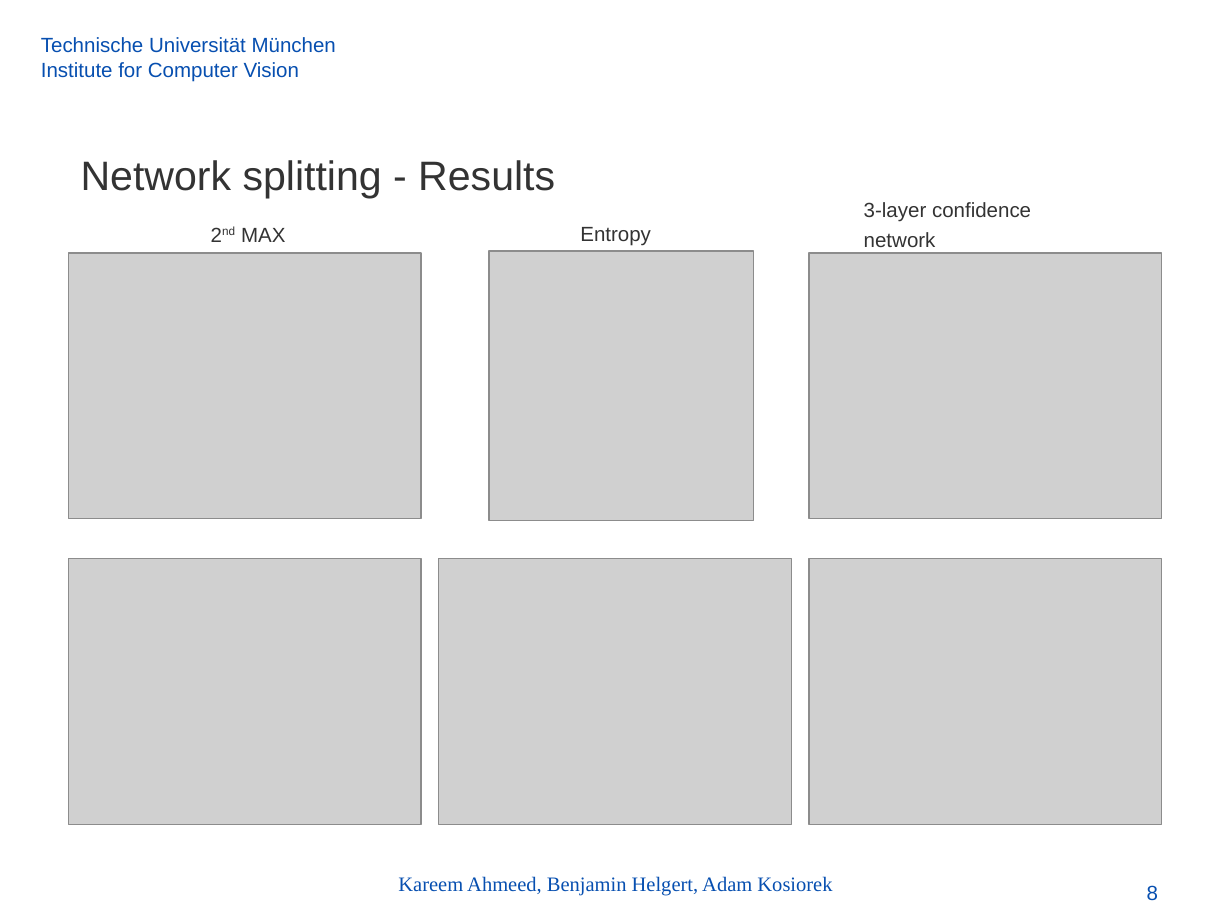
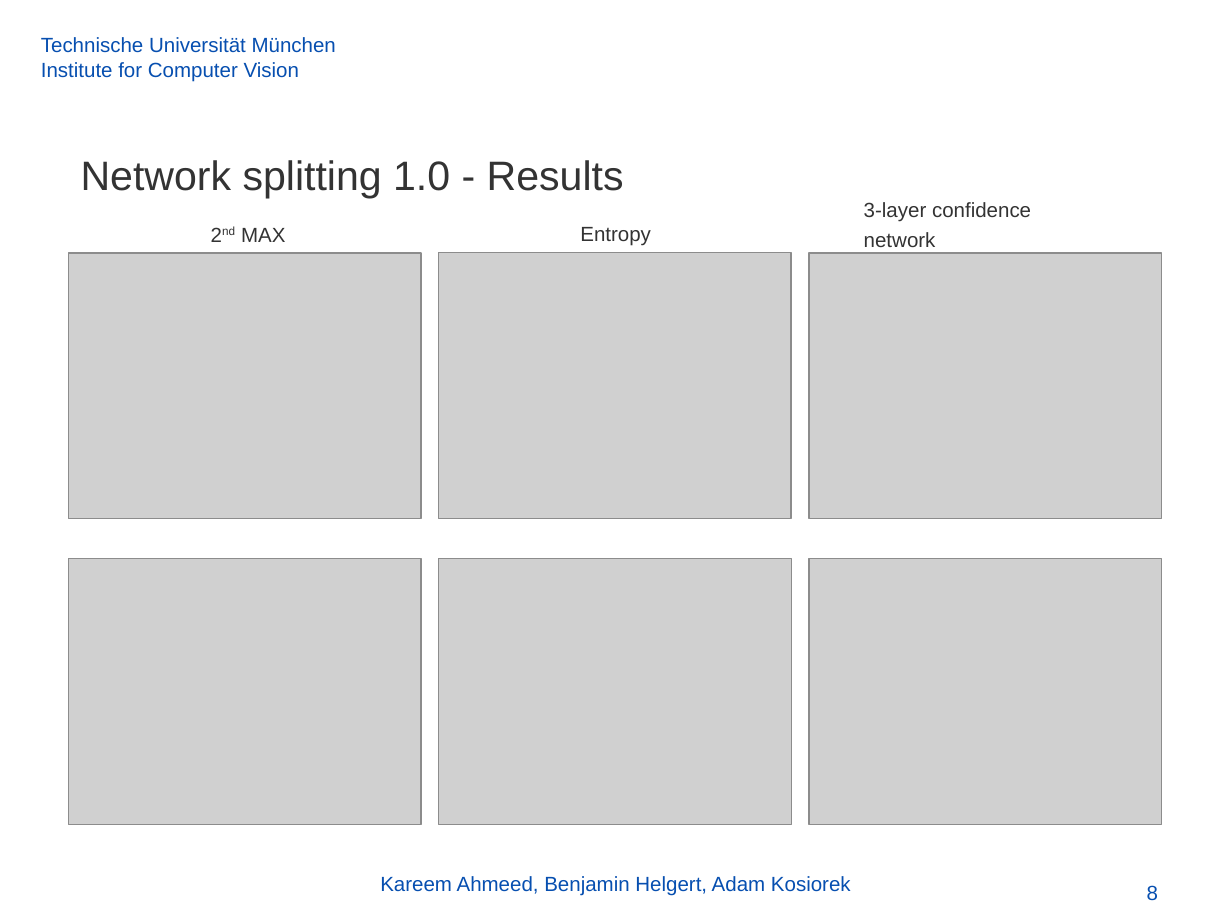
Before and after one commit to akosiorek/uncertainty, a slide deck: slide 8 of models/mlfcv.odp. Drawn at 1232x924 pixels with LibreOffice and Linux fonts; fonts in the diff are those of the drawing; grey boxes stand for pictures; background and template pictures are left out. Boxes give left, top, right and bottom in pixels: in the first picture for what was removed or moved away, otherwise in the second. Text is boxed around its words. In the diff, an @@ line names an element or a change of style, - is before the commit and + after.

```diff
--- a/models/mlfcv.odp
+++ b/models/mlfcv.odp
@@ title at [81, 160, 624, 199]: text changed @@
-Network splitting - Results
+Network splitting 1.0 - Results
@@ picture: place and size @@
-picture at [489, 251, 754, 521]
+picture at [439, 253, 791, 519]
@@ text "Kareem Ahmeed, Benjamin Helgert, Adam ..." at [380, 876, 851, 896]: font Times New Roman to Arial @@
```
Also in this commit, not shown: 12 other slides changed, 2 slides added.
